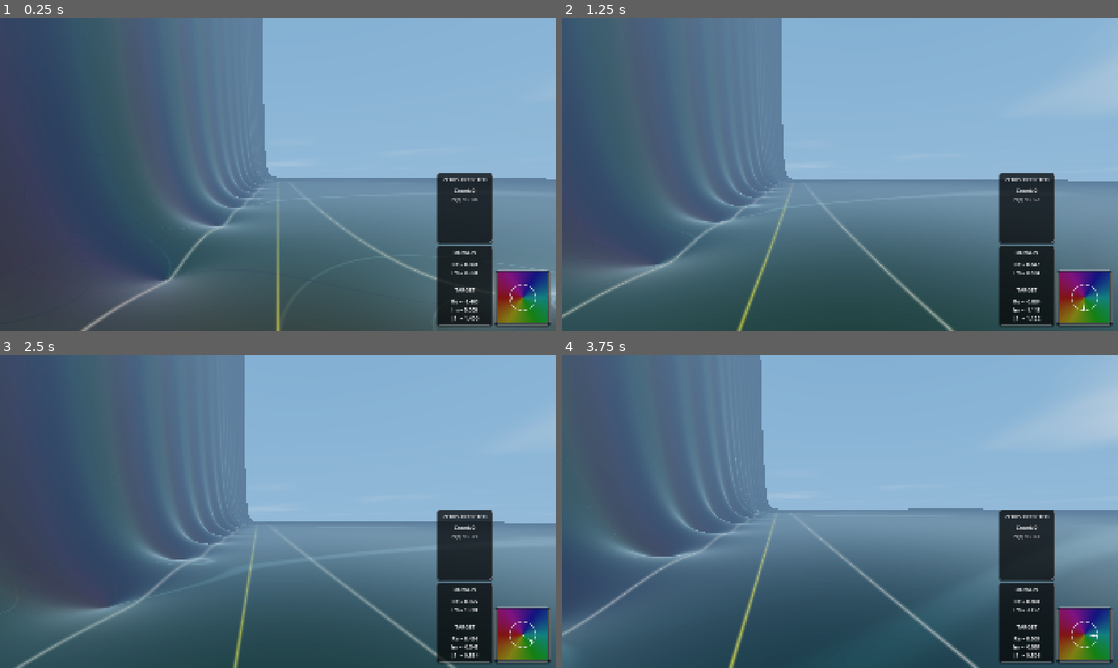
Above: before the commit, frames 1-4 (two rows, left to right).
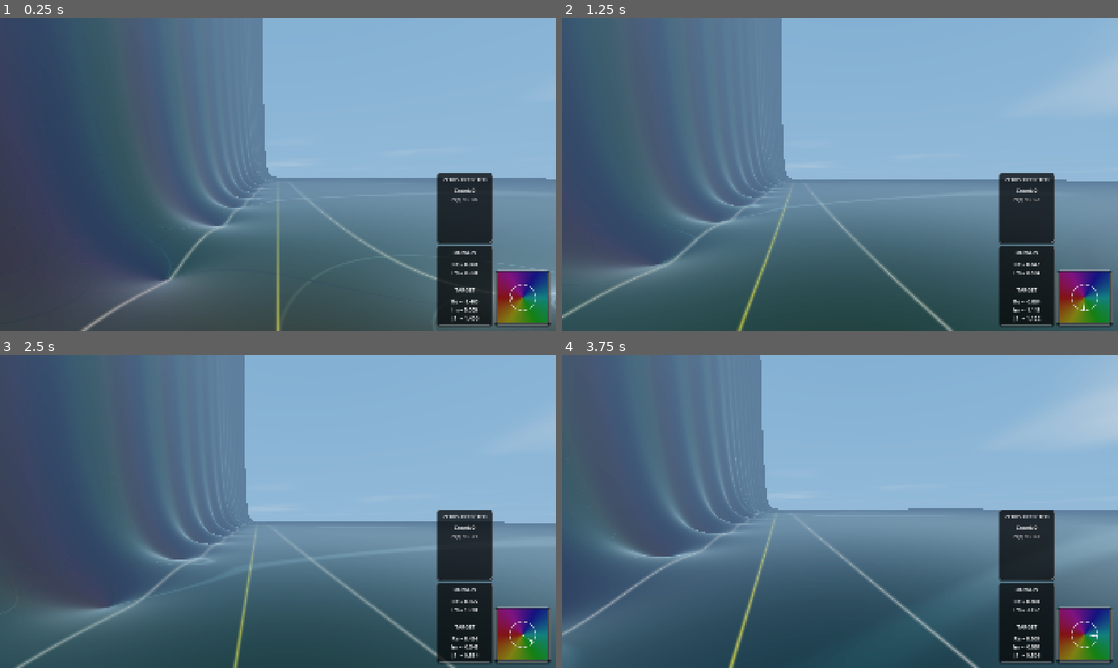
Above: after the commit, the same moments.

Repository: allanino/complex-functions-explorer
Game: Godot game, scene res://core/main.tscn
The game is run twice, just before and just after one commit, with the same random seed, the same clock (stepped at 60 frames per second) and the same inputs.
Inputs (mouse positions are in pixels of both pictures, inside the frame that each line leads up to):
- Up to frame 1 (0.25 s): no input
- Up to frame 2 (1.25 s): tap Enter at 0.5 s; move the mouse to (867, 174) at 0.52 s; hold W (move_forward) from 0.53 s (still down); tap G at 0.6 s; click (867, 174) at 0.67 s; tap Space at 0.77 s
- Up to frame 3 (2.5 s): keep holding W (move_forward); move the mouse to (250, 511) at 1.27 s; tap N at 1.35 s; tap Space at 1.52 s; move the mouse to (289, 505) at 2.02 s; tap C at 2.1 s
- Up to frame 4 (3.75 s): keep holding W (move_forward); move the mouse to (834, 517) at 2.77 s; tap Z at 2.85 s; click (834, 517) at 2.92 s; tap Space at 3.02 s; move the mouse to (878, 514) at 3.52 s; tap R at 3.6 s

The runs differ from the first frame. In frame 2, less than 0.1% of the frame differs, in the area x 0-91%, y 51-99%; in frame 3, less than 0.1%; in frame 4, less than 0.1%.

Commit message:
fix: dampen vertical velocity adjustment

Diff:
--- a/player/player_controller.gd
+++ b/player/player_controller.gd
@@ -451,7 +451,7 @@
 
 
 	var target_y = terrain_h + scaled_camera_height + height_offset
-	velocity.y = (target_y - global_position.y) / delta
+	velocity.y = 0.5 * (target_y - global_position.y) / delta
 
 	if Config.show_curves and Config.show_curves_labels:
 		_curve_label_update_timer += delta
